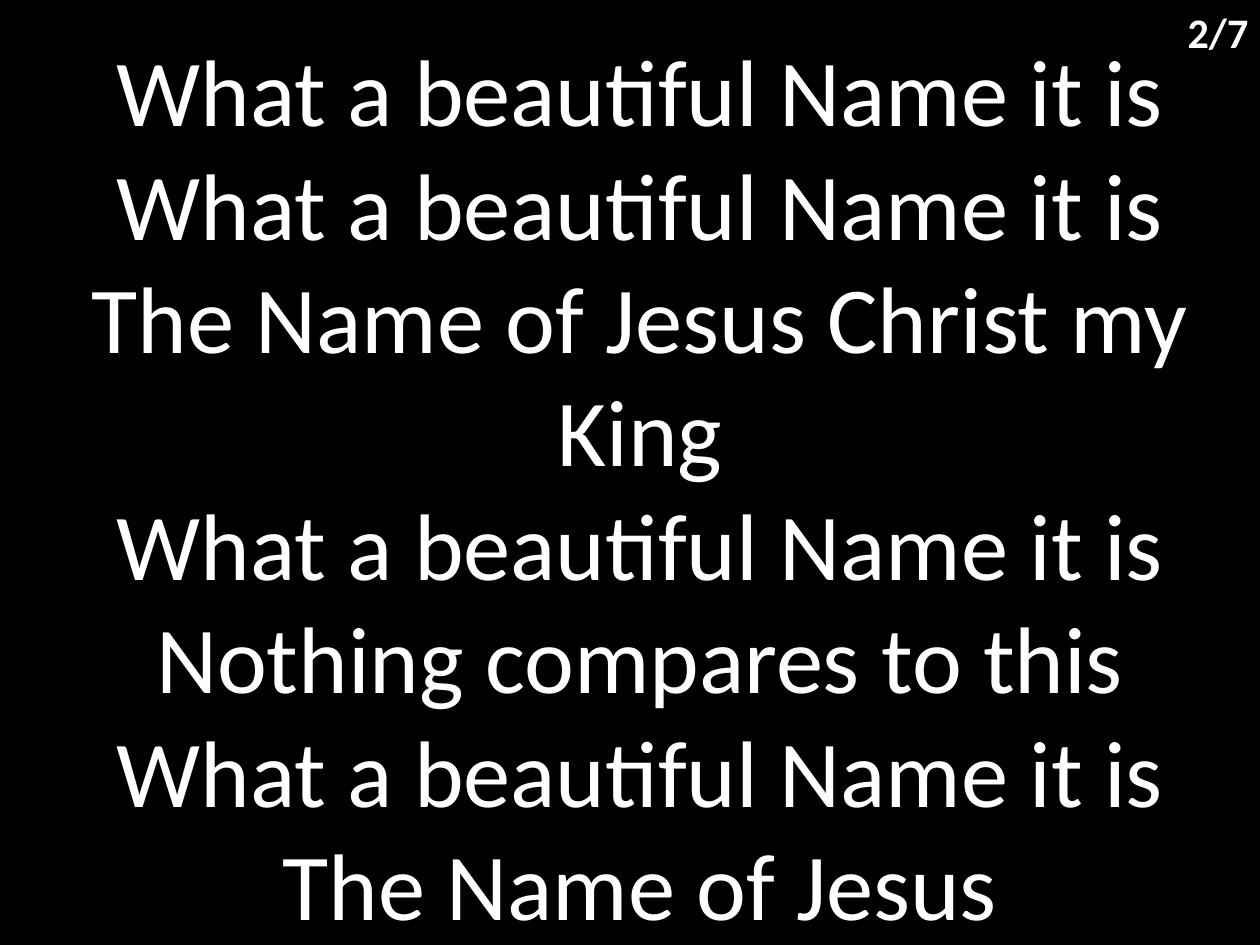
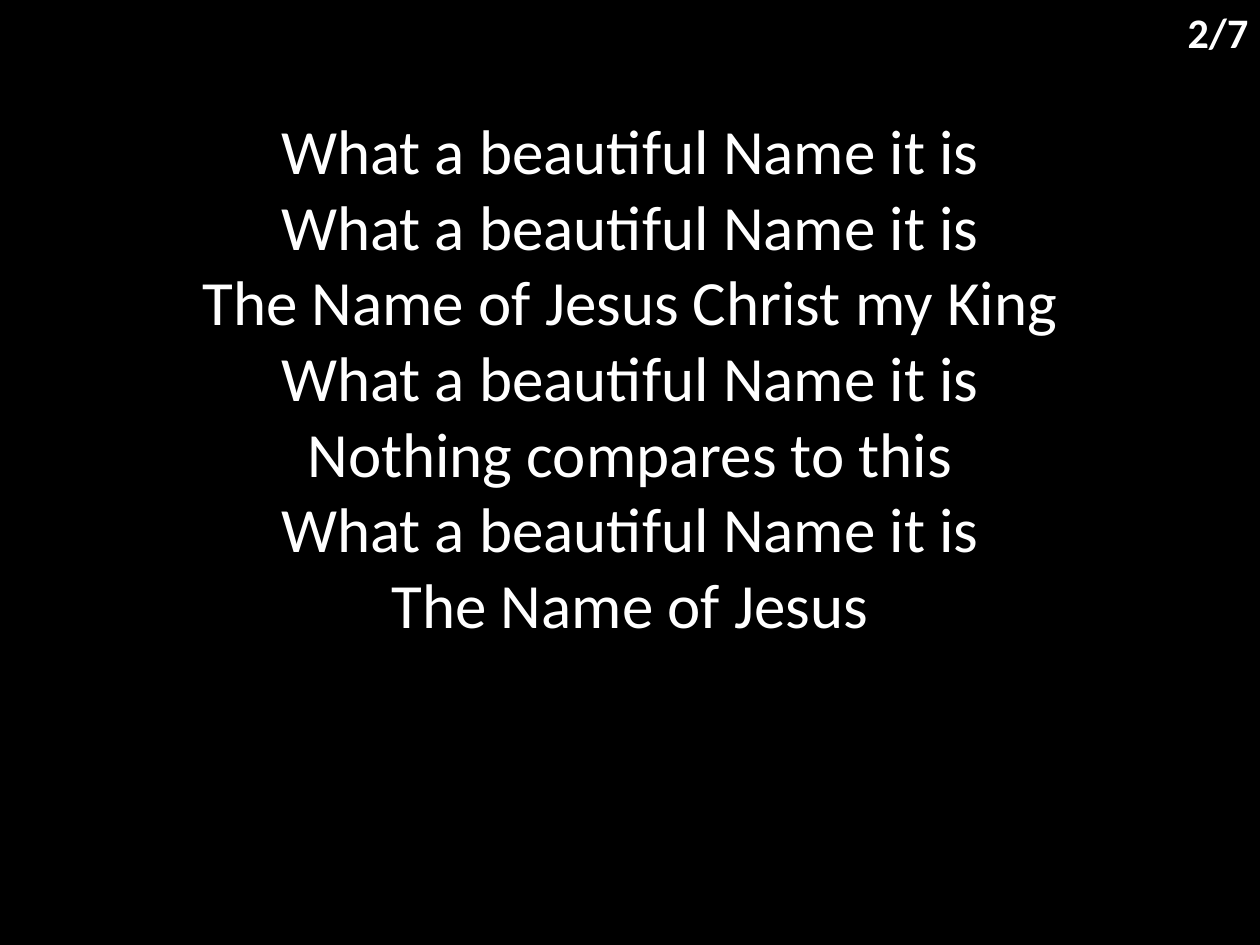
Before and after one commit to hoo-are-ya/worship, a slide deck: slide 3 of docs/songs/what a beautiful name.pptx. Drawn at 1260x945 pixels with LibreOffice and Linux fonts; fonts in the diff are those of the drawing. Boxes give left, top, right and bottom in pixels: in the first picture for what was removed or moved away, otherwise in the second. Text is boxed around its words. In the diff, an @@ line names an element or a change of style, - is before the commit and + after.

```diff
--- a/docs/songs/what a beautiful name.pptx
+++ b/docs/songs/what a beautiful name.pptx
@@ subtitle "What a beautiful Name it ...": place and size @@
-subtitle "What a beautiful Name it ..." at [92, 60, 1187, 921]
+subtitle "What a beautiful Name it ..." at [202, 130, 1057, 629]
@@ subtitle "What a beautiful Name it ..." at [202, 130, 1057, 629]: size 54 to 36 pt; less space between paragraphs @@
```
Also in this commit, not shown: 6 other slides changed, 4 other files.
